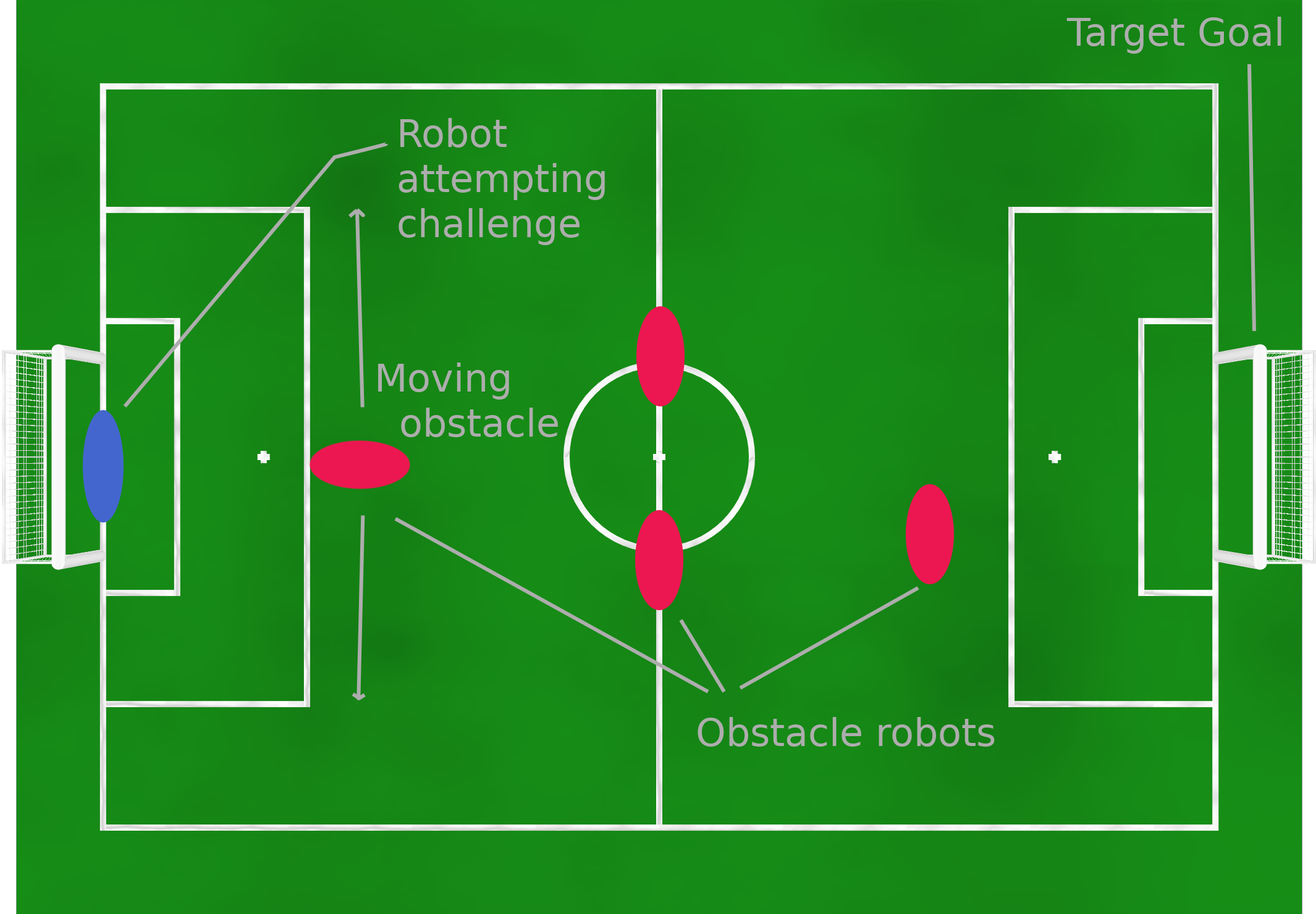
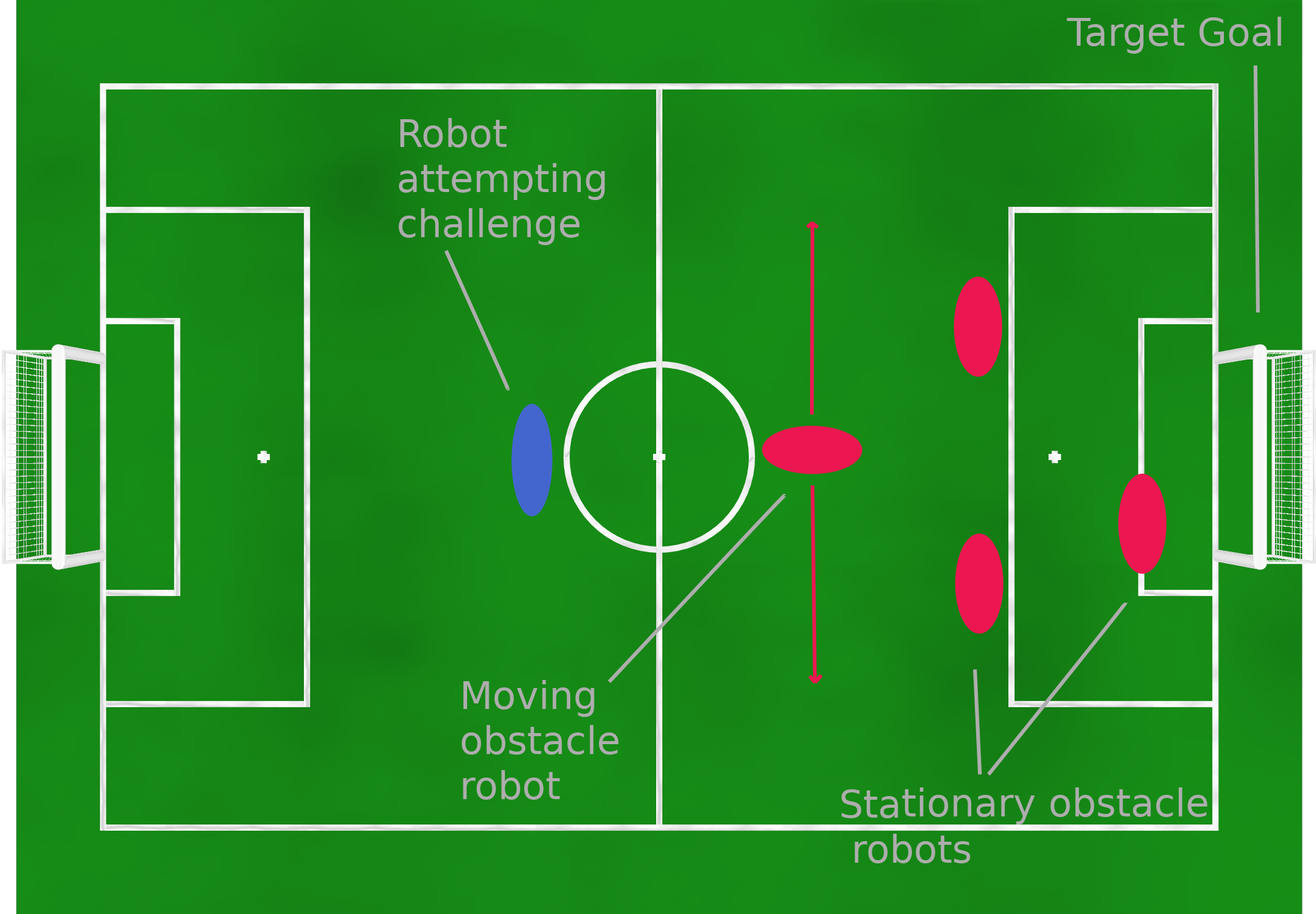
Layers edited between the first and the second 1316x914 image:
added layer "lines" above "Target Goal" over [left=444, top=65, right=1260, bottom=777]
renamed "Obstacle robots" to "Stationary obstacle ...", painted on it over [left=697, top=717, right=1208, bottom=864]
added layer "single obs" above "Moving ..." over [left=1118, top=473, right=1167, bottom=577]
painted on "Moving ..." over [left=378, top=362, right=619, bottom=801]
added layer "double obs" above "moving obs" over [left=953, top=276, right=1004, bottom=634]
added layer "moving obs" above "challenged robot" over [left=761, top=221, right=863, bottom=684]
renamed "Layer" to "challenged robot", painted on it over [left=82, top=63, right=1257, bottom=707]
